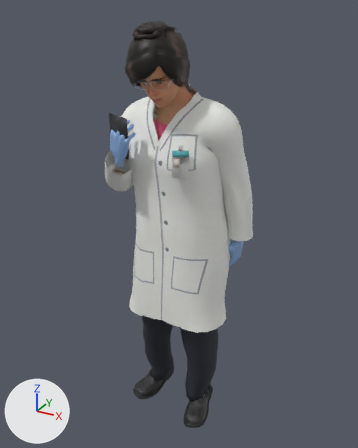
The glTF model assets/props/people-vega-stand-phone.glb, before and after one commit.
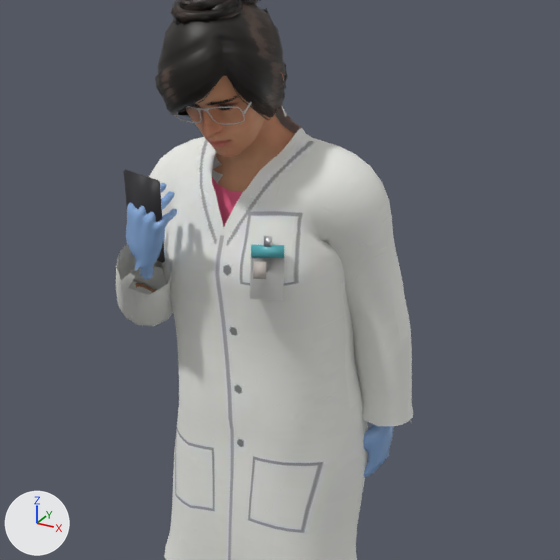
There are two pictures of each version: one whole from a camera (50 mm lens) standing at (0.836, -1.451, 0.631) and looking at (0.015, 0.04, -0.114), one close up on the part from 13% to 91% of the width and 6% to 69% of the height. Arrows for +X, +Y and +Z are at lower left; the lights stay in place. The first two pictures are the older version. Vertices at exactly the same position are counted once.

In view in the first close-up: 'people-vega-stand-phone'.
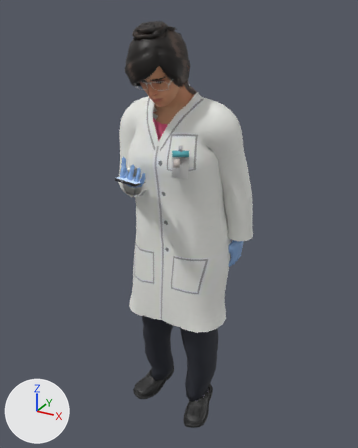
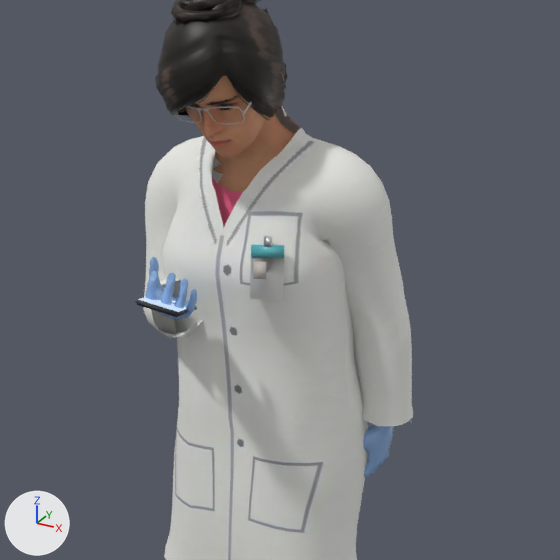
The newer file is also turned or shifted as a whole; pictures and numbers use the older file's frame.

Boxes [x1, y1, x2, y2] around the edits, measured in the close-ups (560 x 560 px; the box of a moved part takes in the faces that stretch with it):
'people-vega-stand-phone', reshaped: before [116, 0, 413, 560]; after [135, 0, 413, 560]
part 1 of me_base_002, moved or reshaped: before [124, 169, 165, 263]; after [135, 300, 197, 317]
part 2 of me_base_002, moved or reshaped (not visible before): after [138, 297, 196, 312]
part 3 of me_base_002, deleted (blue): before [125, 183, 177, 280]
part 4 of me_base_002, reshaped: before [116, 0, 340, 326]; after [143, 1, 340, 338]

The change in detail:
me_base_002 is used by ob_people_vega_stand_phone; location (0.0, 0.0, 0.0).
me_base_002 had 26087 vertices, 46306 faces and spanned x -0.27..0.27, y -0.18..0.23, z -1.0..0.59.
me_base_002 now has 26044 vertices, 46185 faces and spans x -0.25..0.27, y -0.26..0.23, z -1.0..0.59.
me_base_002 part 1: the loose piece of 32 vertices spanning x -0.16..-0.06, y -0.16..-0.11, z 0.16..0.32 is multiplied about its middle by the matrix ((0.975, 0.011, 0.222), (0.186, 0.509, -0.84), (-0.122, 0.861, 0.494)), then moved by (0.07, -0.04, -0.13).
me_base_002 part 2: the loose piece of 8 vertices spanning x -0.15..-0.07, y -0.15..-0.11, z 0.17..0.31 is multiplied about its middle by the matrix ((0.975, 0.011, 0.222), (0.185, 0.509, -0.84), (-0.123, 0.861, 0.494)), then moved by (0.07, -0.04, -0.12).
me_base_002 part 3: the loose piece of 1654 vertices spanning x -0.16..-0.06, y -0.16..-0.07, z 0.13..0.29 is deleted.
me_base_002 part 4: 138 vertices moved from x -0.27..0.16, y -0.1..0.13, z -0.11..0.57 to x -0.25..0.16, y -0.1..0.13, z -0.11..0.57; 277 vertices removed from x -0.27..0.06, y -0.18..0.1, z -0.11..0.57; 1884 vertices added at x -0.25..0.06, y -0.22..0.12, z -0.11..0.57.
Other edits to the shape of me_base_002 do not show in these pictures.
